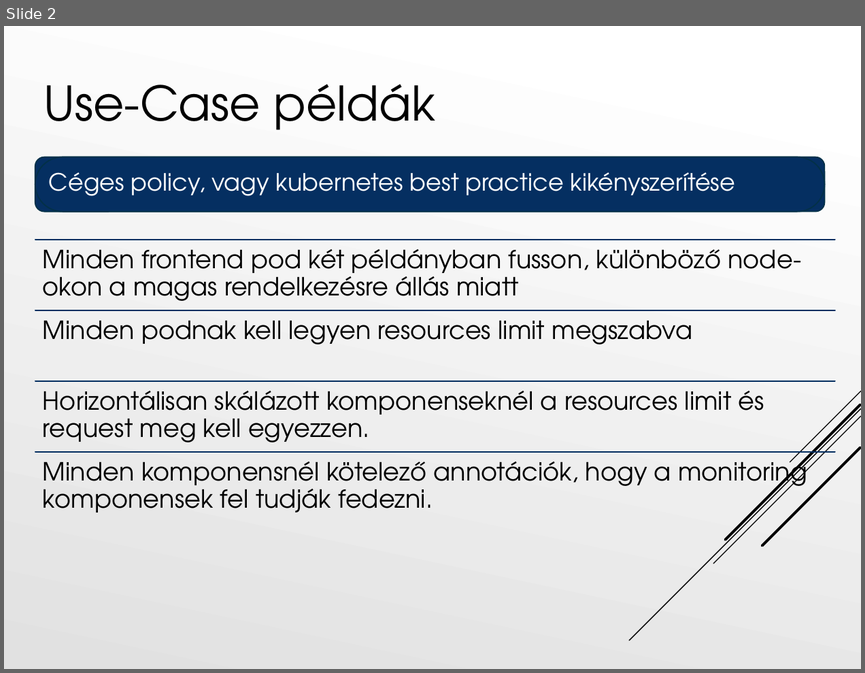
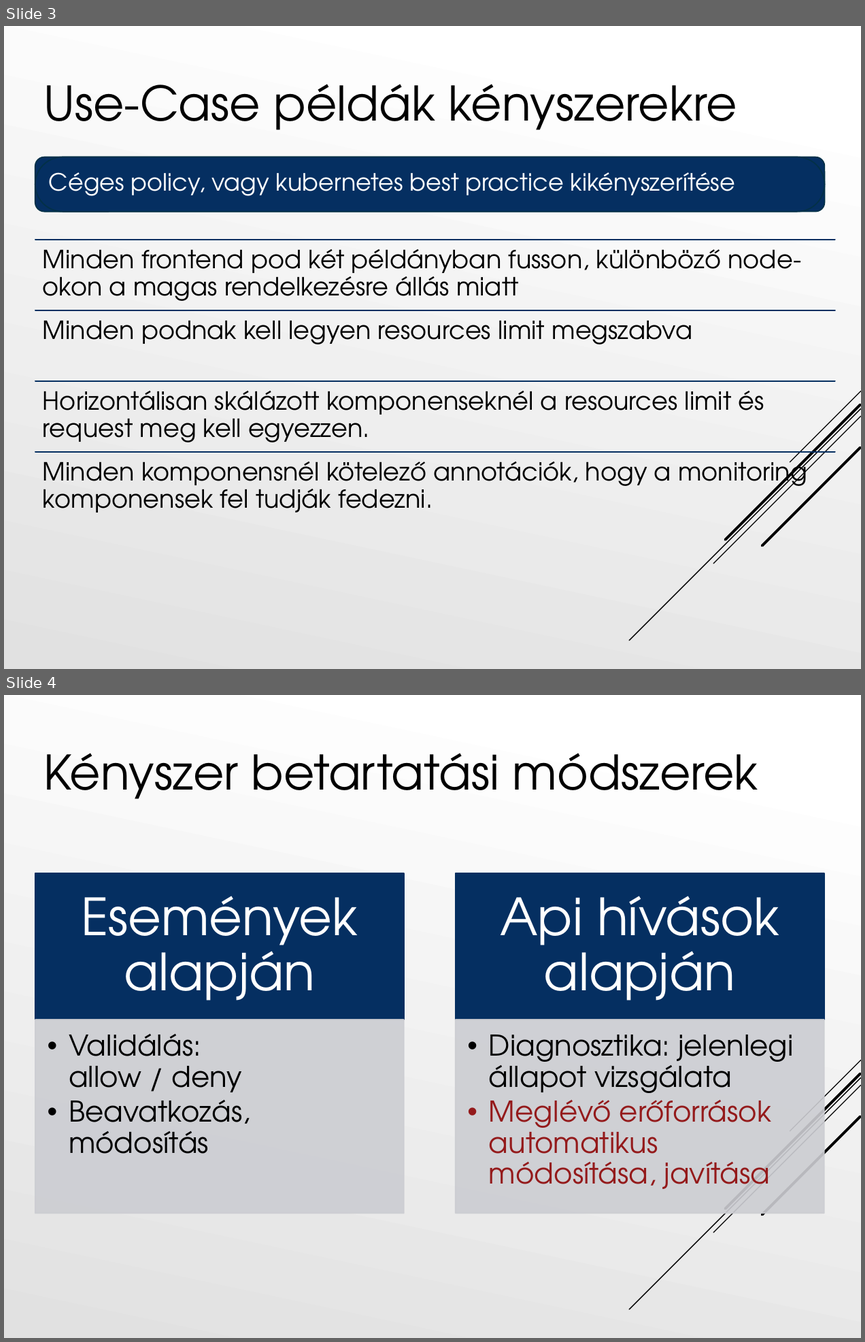
Before and after one commit to Tiegris/KonstrainR, a slide deck: ppt/prezi.pptx. Shown one above the other, each under a label of ours: slide 2 before the commit, slides 3 and 4 after it. The pictures are 865x673 and 865x1342 pixels, drawn with LibreOffice and Linux fonts; fonts in the diff are those of the drawing. Boxes give left, top, right and bottom in pixels: in the first picture for what was removed or moved away, otherwise in the second. Text is boxed around its words. In the diff, an @@ line names an element or a change of style, - is before the commit and + after.

```diff
--- a/ppt/prezi.pptx
+++ b/ppt/prezi.pptx
@@ slide 4 added at box(4, 695, 861, 1338), background gradient #FFFFFF to #E1E1E1; not listed: 5 template elements that a slide beside it also shows @@
@@ title added at box(43, 753, 758, 799), 40 pt, text #000000 @@
+Kényszer betartatási módszerek
@@ group added at box(35, 873, 824, 1213): 4 rectangles, 4 texts @@
+Események alapján
+  • Validálás:
+    allow / deny
+  • Beavatkozás, módosítás
+Api hívások alapján
+  • Diagnosztika: jelenlegi állapot vizsgálata
+  • Meglévő erőforrások automatikus módosítása, javítása
@@ what was slide 2 is now slide 3 @@
@@ slide 3 changed as well @@
@@ title at box(43, 84, 737, 130): text changed @@
-Use-Case példák
+Use-Case példák kényszerekre
```
Also in this commit, not shown: 2 other slides changed, 13 other slides added, 11 slides removed.
